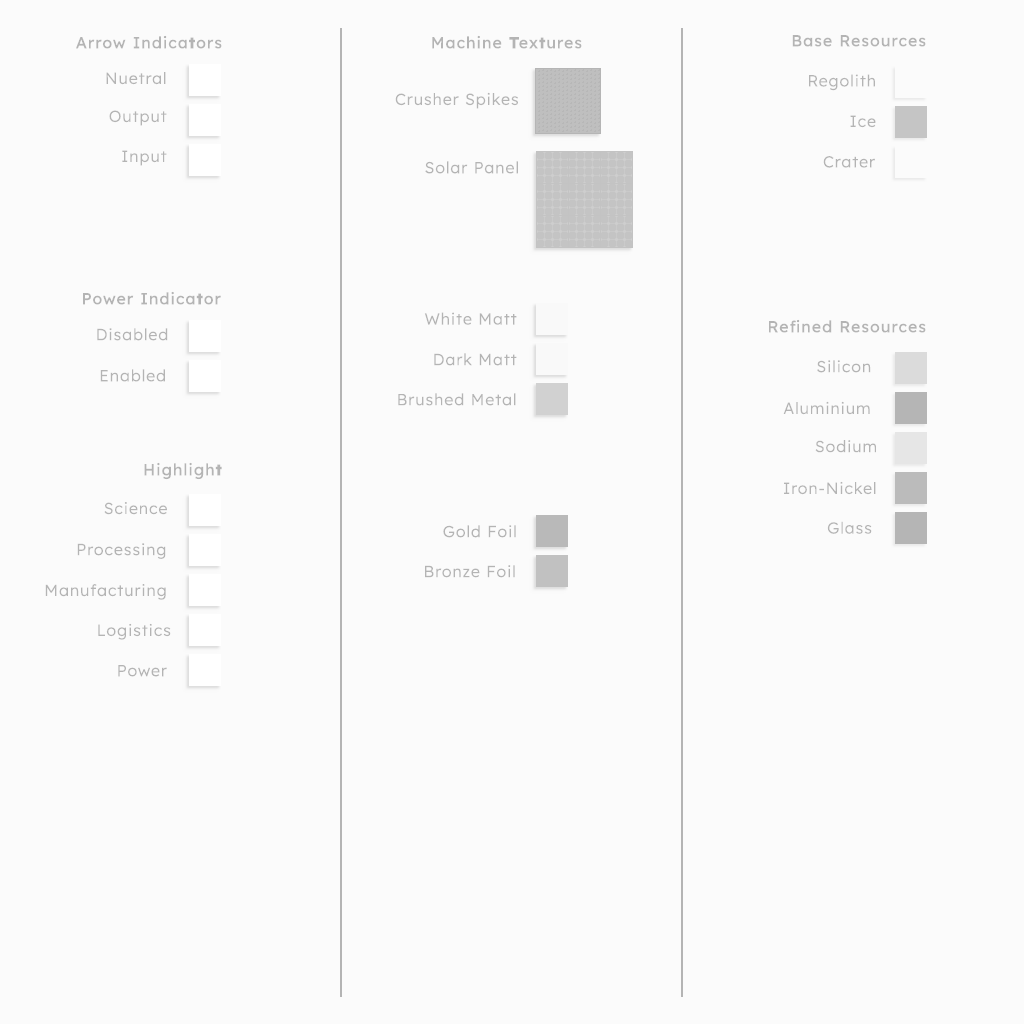
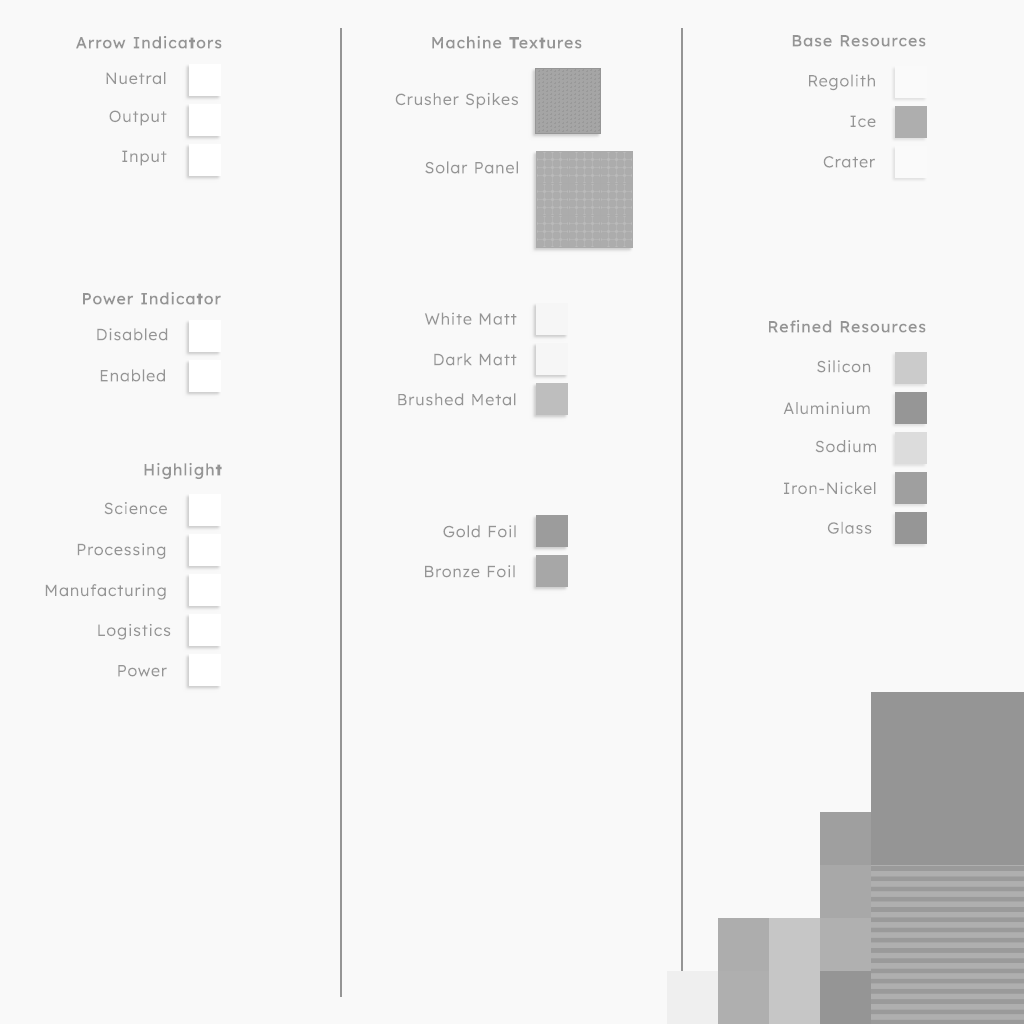
Layer changes from the first 1024×1024 image to the second:
added layer "Circuit" above "Solar Cell" over [667,971,718,1024]
added layer "Solar Cell" (1st of 2) above "Solar Cell" over [718,918,769,971]
added layer "Solar Cell" (2nd of 2) above "Bright Metal" over [718,971,769,1024]
added layer "Bright Metal" (1st of 3) above "Bright Metal" over [871,692,1024,865]
added layer "Bright Metal" (3rd of 3) above "Brown Metal" over [820,812,871,865]
added layer "Brown Metal" (1st of 2) above "Brown Metal" over [769,918,820,971]
added layer "Brown Metal" (2nd of 2) above "Light Metal" over [769,971,820,1024]
added layer "Light Metal" above "Med Metal" over [820,865,871,918]
added layer "Med Metal" above "Dark Metal" over [820,918,871,971]
added layer "Dark Metal" above "Rectangle 3" over [820,971,871,1024]
added layer "Rectangle 3" (1st of 2) above "Header" over [871,865,1024,1024]
